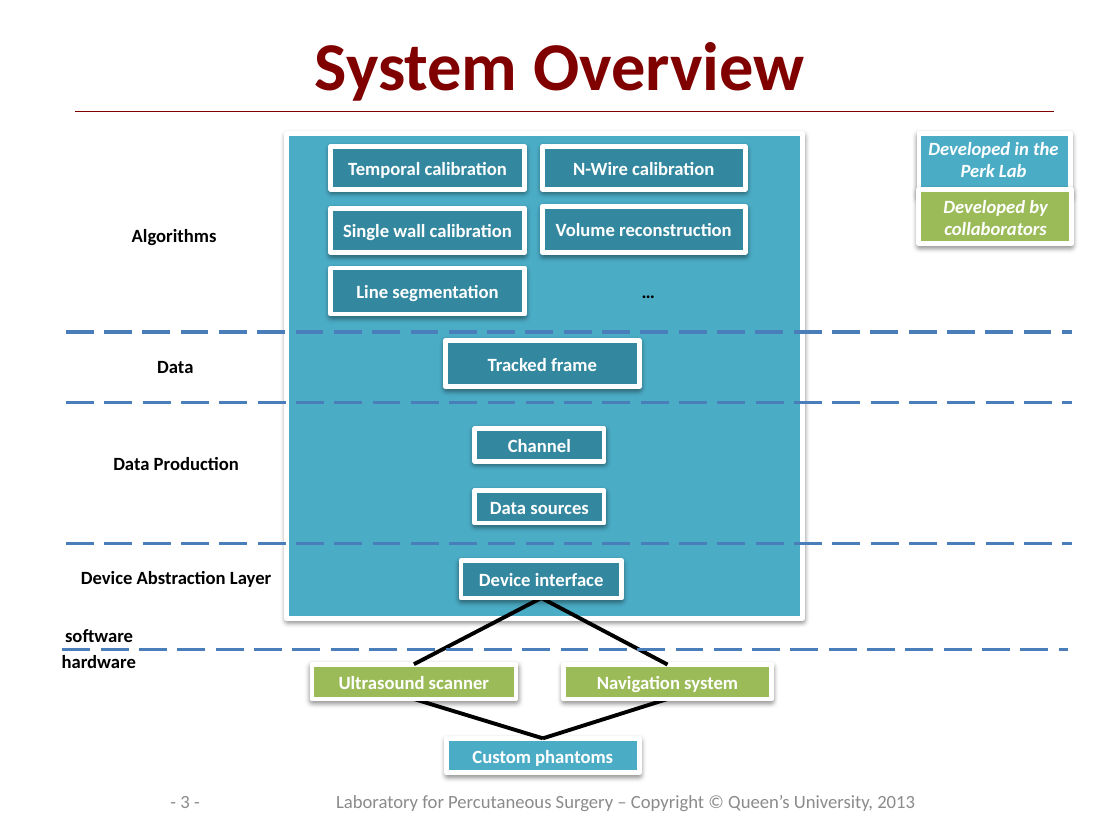
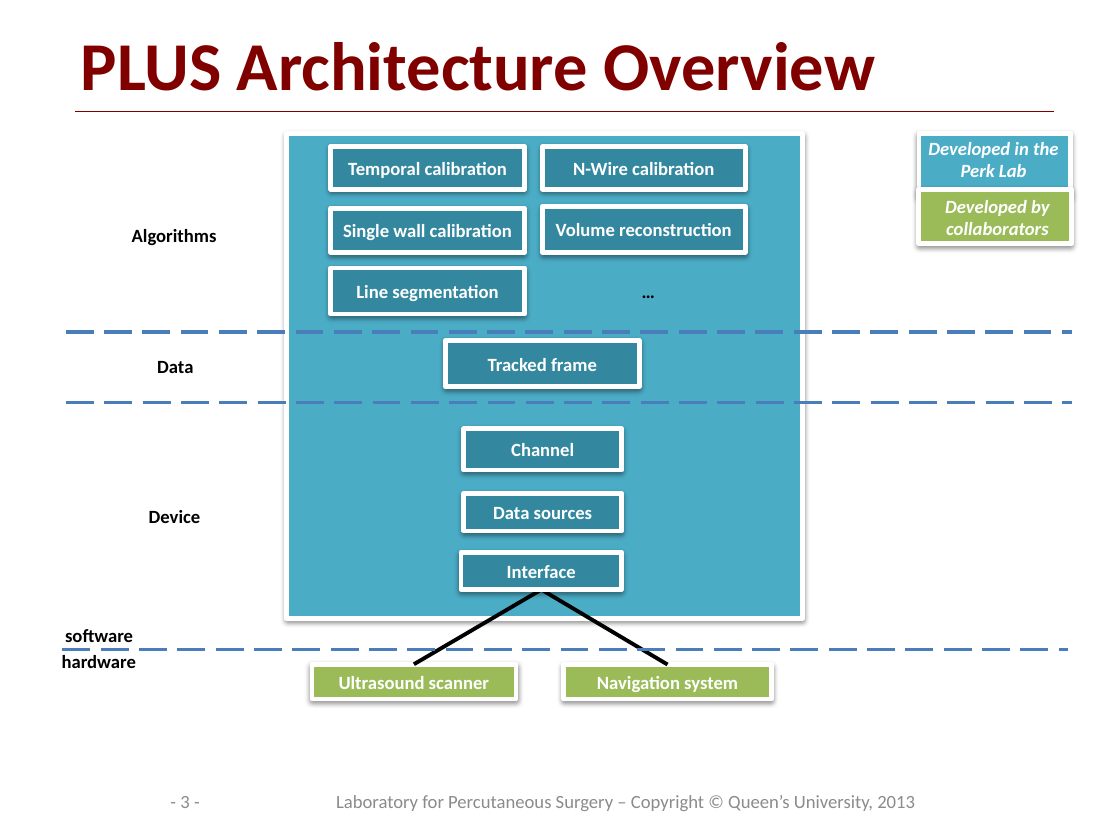
Before and after one commit to thewtex/Plus, a slide deck: slide 3 of doc/overview/PlusArchitectureOverview.pptx. Drawn at 1120x840 pixels with LibreOffice and Linux fonts; fonts in the diff are those of the drawing; background and template pictures are left out. Boxes give left, top, right and bottom in pixels: in the first picture for what was removed or moved away, otherwise in the second. Text is boxed around its words. In the diff, an @@ line names an element or a change of style, - is before the commit and + after.

Commit message:
re #712 modifying overview to include key architecture slides

```diff
--- a/doc/overview/PlusArchitectureOverview.pptx
+++ b/doc/overview/PlusArchitectureOverview.pptx
@@ text at [81,42,875,91]: text changed @@
-System Overview
+PLUS Architecture Overview
@@ rectangle "Channel": place and size @@
-rectangle "Channel" at [475,429,604,461]
+rectangle "Channel" at [464,429,622,470]
@@ text removed at [113,457,239,470] @@
-Data Production
@@ rectangle "Data sources": place and size @@
-rectangle "Data sources" at [475,491,604,523]
+rectangle "Data sources" at [464,493,622,531]
@@ text at [149,510,201,523]: text changed @@
-Device Abstraction Layer
+Device
@@ line removed from (66, 543) to (1072, 543) @@
@@ rectangle "Interface": place and size @@
-rectangle "Interface" at [461,561,623,598]
+rectangle "Interface" at [461,552,623,589]
@@ text in rectangle at [507,565,576,578]: text changed @@
-Device interface
+Interface
@@ line moved from (541, 598) - (414, 664) to (541, 589) - (414, 664) @@
@@ line moved from (541, 598) - (668, 664) to (541, 589) - (668, 664) @@
@@ line removed from (543, 738) to (414, 699) @@
@@ line removed from (543, 738) to (668, 699) @@
@@ rectangle removed at [447,738,640,773] @@
-Custom phantoms
```
Also in this commit, not shown: 1 other file.
